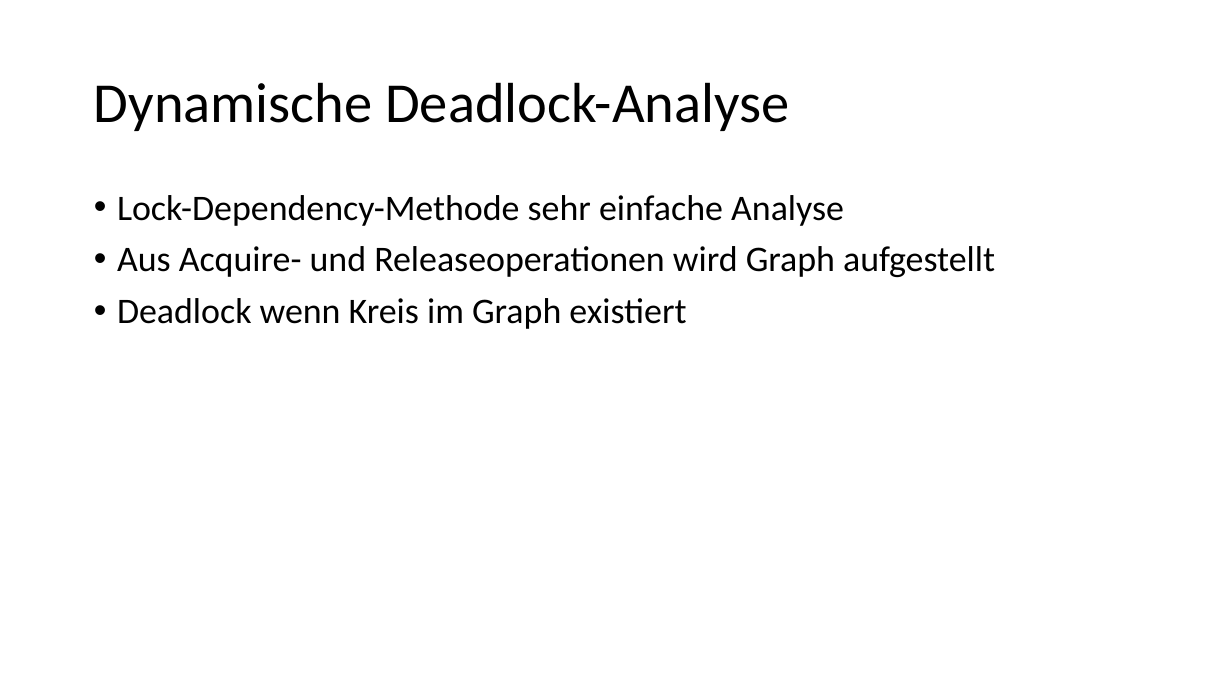
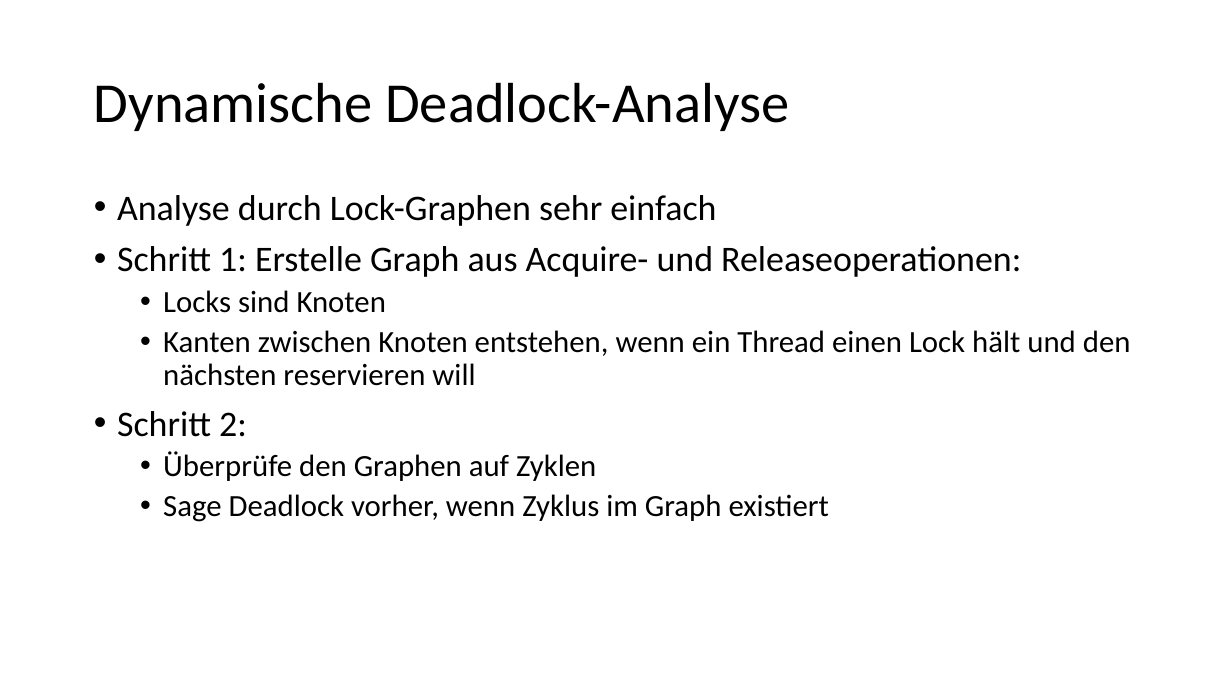
Before and after one commit to HuBaX/Seminararbeit, a slide deck: slide 9 of Sound Dynamic Deadlock Prediction in Linear Time.pptx (slide 8 before the commit). Drawn at 1232x693 pixels with LibreOffice and Linux fonts; fonts in the diff are those of the drawing. Boxes give left, top, right and bottom in pixels: in the first picture for what was removed or moved away, otherwise in the second. Text is boxed around its words. In the diff, an @@ line names an element or a change of style, - is before the commit and + after.

Commit message:
Some fixes to the presentation

```diff
--- a/Sound Dynamic Deadlock Prediction in Linear Time.pptx
+++ b/Sound Dynamic Deadlock Prediction in Linear Time.pptx
@@ text at box(117, 195, 1131, 522): text changed; size 28 to 24 pt @@
-• Lock-Dependency-Methode sehr einfache Analyse
-• Aus Acquire- und Releaseoperationen wird Graph aufgestellt
-• Deadlock wenn Kreis im Graph existiert
+• Analyse durch Lock-Graphen sehr einfach
+• Schritt 1: Erstelle Graph aus Acquire- und Releaseoperationen:
+  • Locks sind Knoten
+  • Kanten zwischen Knoten entstehen, wenn ein Thread einen Lock hält und den nächsten reservieren will
+• Schritt 2:
+  • Überprüfe den Graphen auf Zyklen
+  • Sage Deadlock vorher, wenn Zyklus im Graph existiert
```
Also in this commit, not shown: 4 other slides changed, 9 slides added, 1 slide removed.
